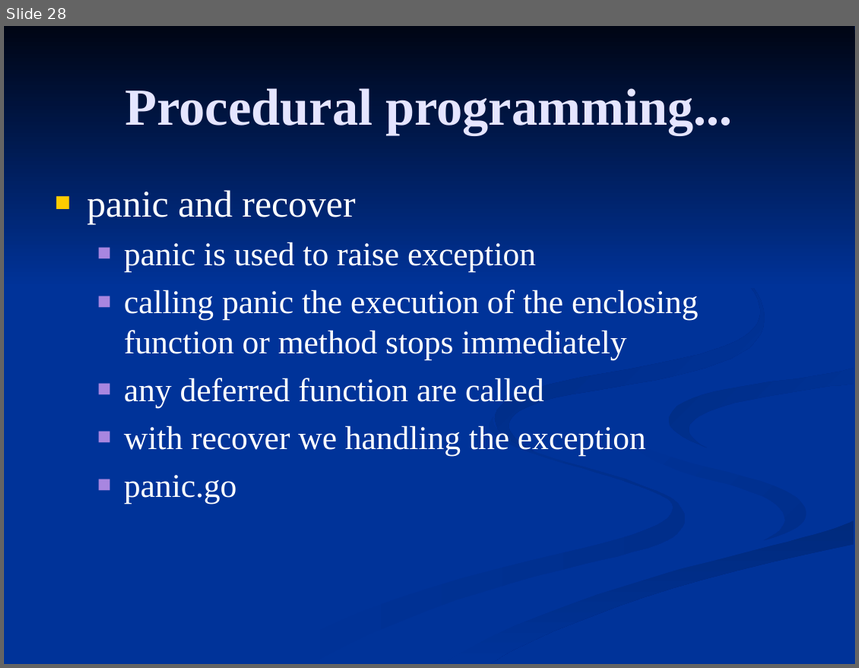
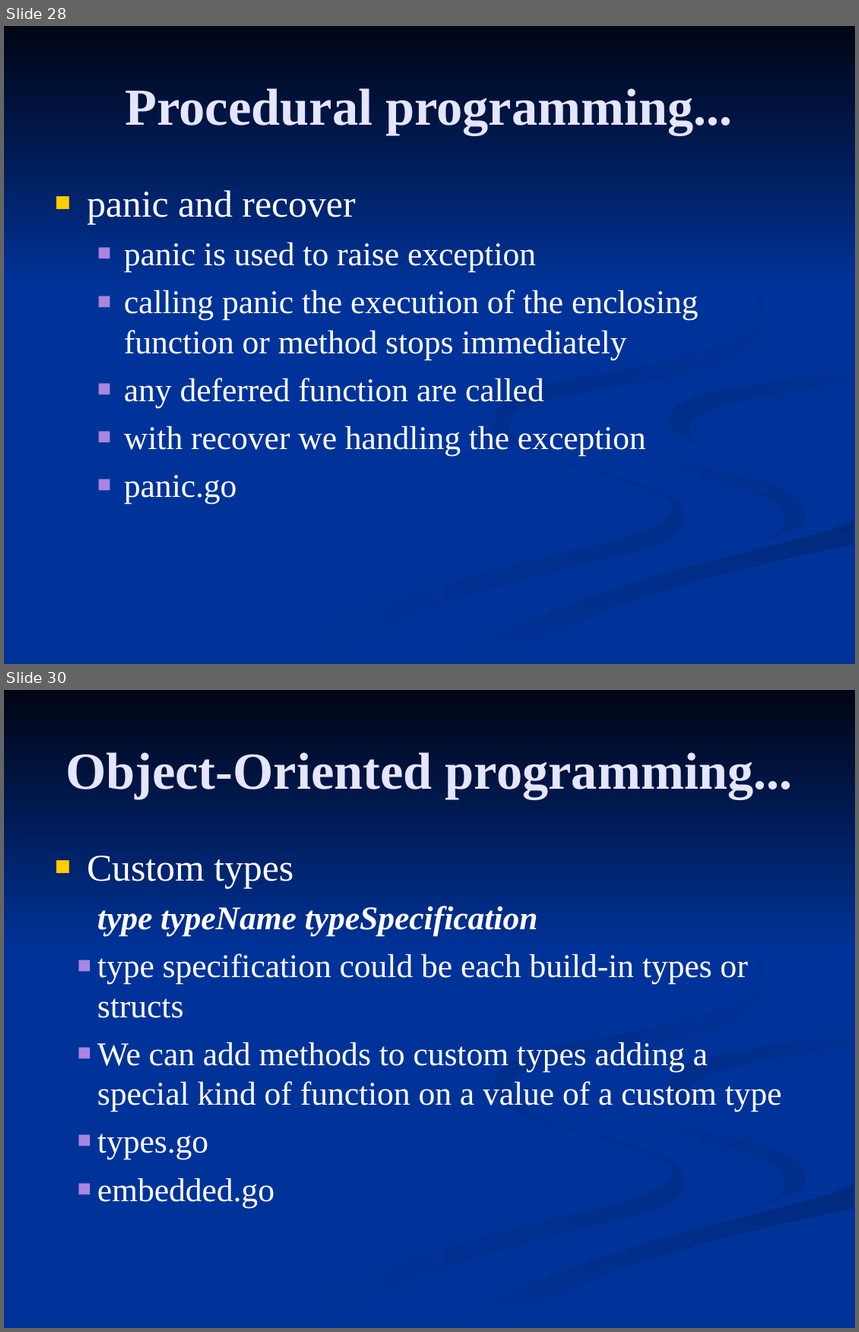
Before and after one commit to FrancoMelandri/GoLang, a slide deck: golang.ppt. Shown one above the other, each under a label of ours: slide 28 before the commit, slides 28 and 30 after it; the slides between them are not shown. The pictures are 859x668 and 859x1332 pixels, drawn with LibreOffice and Linux fonts; fonts in the diff are those of the drawing. Boxes give left, top, right and bottom in pixels: in the first picture for what was removed or moved away, otherwise in the second. Text is boxed around its words. In the diff, an @@ line names an element or a change of style, - is before the commit and + after.

```diff
--- a/golang.ppt
+++ b/golang.ppt
@@ slide 30 added at (x1=4, y1=690, x2=855, y2=1328), background #003399; not listed: 7 template elements that a slide beside it also shows @@
@@ title added at (x1=66, y1=752, x2=793, y2=799), 44 pt, text #E5E5FF, bold @@
+Object-Oriented programming...
@@ text added at (x1=87, y1=856, x2=782, y2=1208), 28 pt, text #FFFFFF @@
+■ Custom types
+  type typeName typeSpecification
+  ■ type specification could be each build-in types or structs
+  ■ We can add methods to custom types adding a special kind of function on a value of a custom type
+  ■ types.go
+  ■ embedded.go
```
Also in this commit, not shown: 4 slides changed, 4 other slides added.
